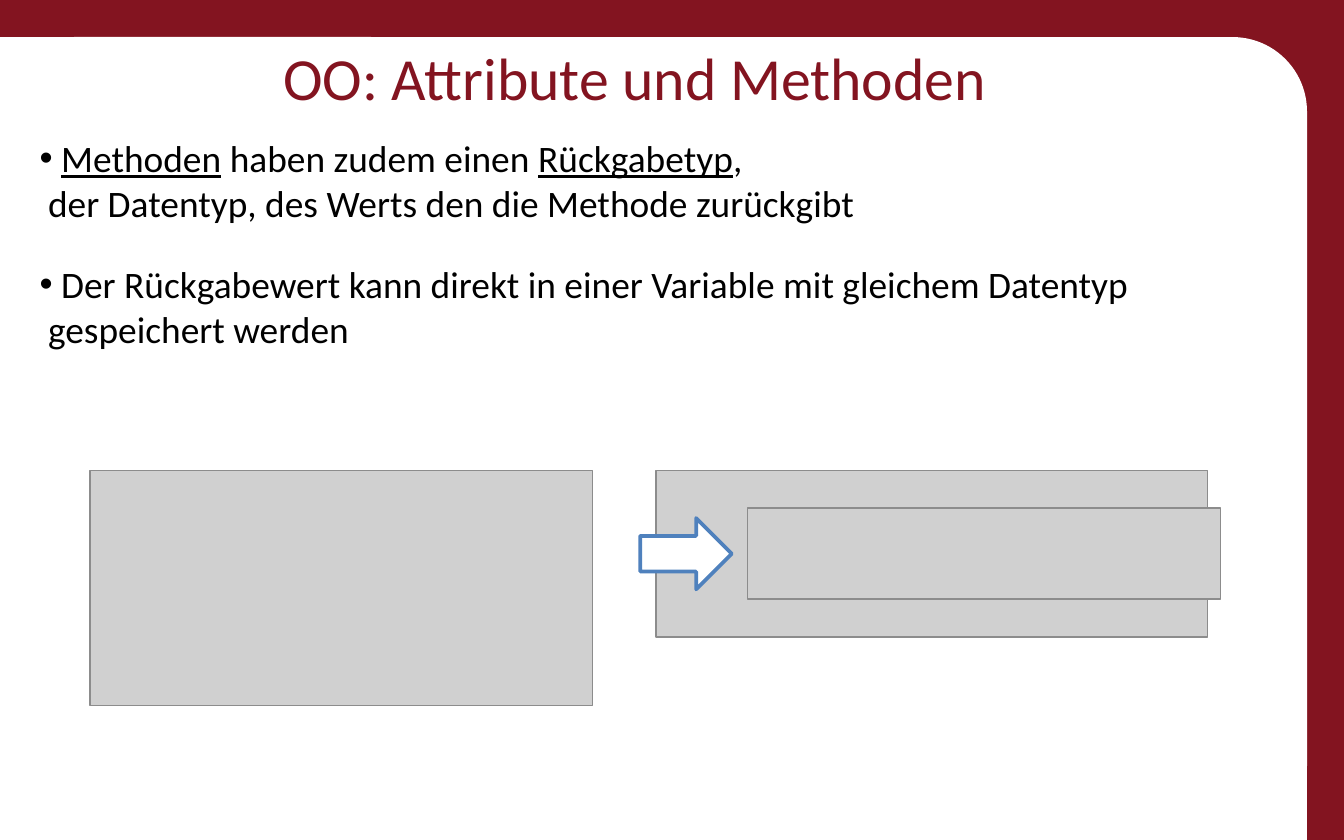
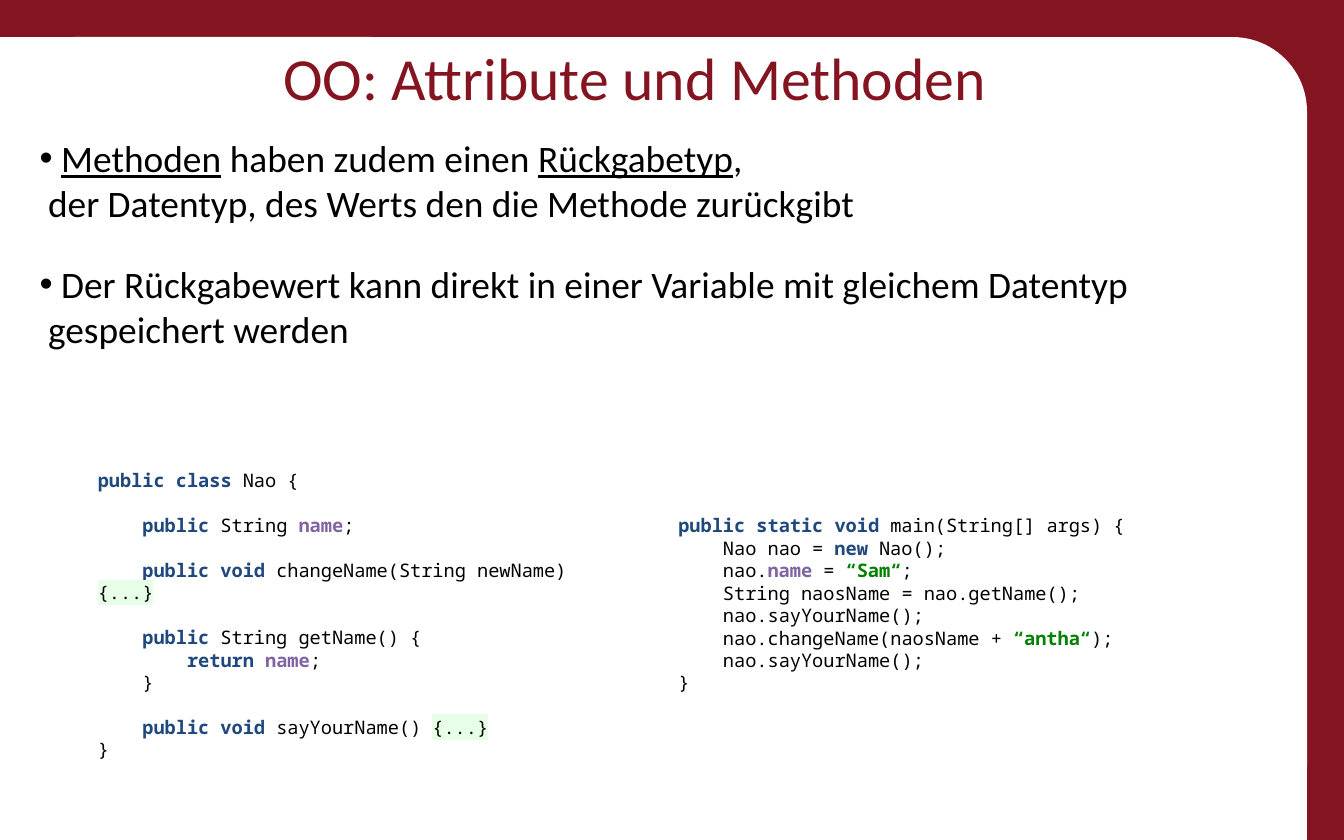
Before and after one commit to Roboscope/java-with-nao, a slide deck: slide 38 of Präsentationen/Anfänger - Java mit NAO.pptx. Drawn at 1344x840 pixels with LibreOffice and Linux fonts; fonts in the diff are those of the drawing; grey boxes stand for pictures; background and template pictures are left out. Boxes give left, top, right and bottom in pixels: in the first picture for what was removed or moved away, otherwise in the second. Text is boxed around its words. In the diff, an @@ line names an element or a change of style, - is before the commit and + after.

Commit message:
Presentation Pictures made to Text

```diff
--- a/Präsentationen/Anfänger - Java mit NAO.pptx
+++ b/Präsentationen/Anfänger - Java mit NAO.pptx
@@ picture removed at <box>90,470,593,706</box> @@
@@ text added at <box>98,472,566,739</box>, 10 pt, text #000000 @@
+public class Nao {
+public String name;
+public void changeName(String newName) {...}
+public String getName() {
+return name;
+}
+public void sayYourName() {...}
+}
@@ picture removed at <box>656,470,1207,637</box> @@
@@ picture removed at <box>747,508,1220,599</box> @@
@@ down arrow removed at <box>640,518,732,589</box> @@
@@ text added at <box>678,517,1113,672</box>, 10 pt, text #000000 @@
+public static void main(String[] args) {
+Nao nao = new Nao();
+nao.name = “Sam“;
+String naosName = nao.getName();
+nao.sayYourName();
+nao.changeName(naosName + “antha“);
+nao.sayYourName();
+}
```
Also in this commit, not shown: 15 other slides changed, 1 slide removed.
